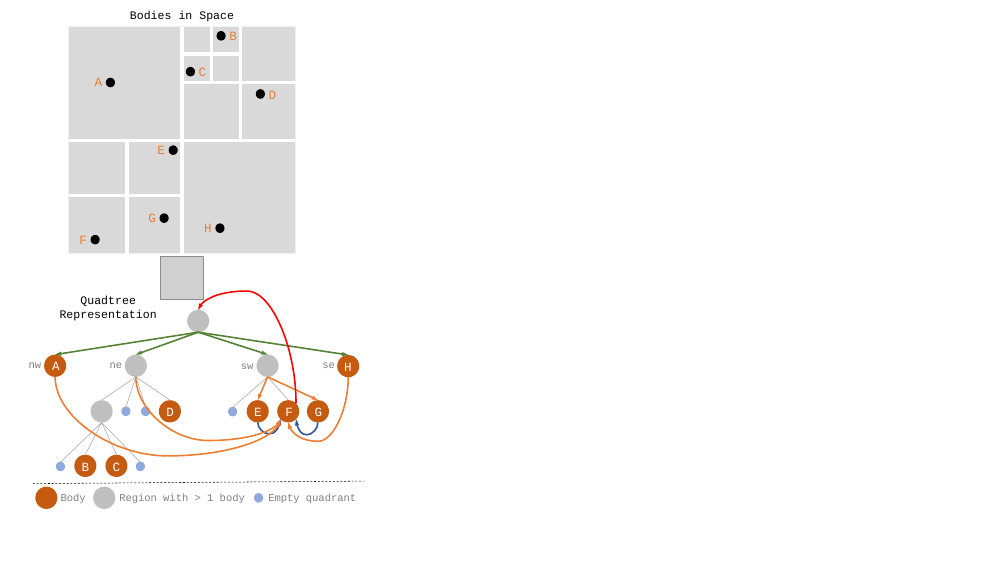
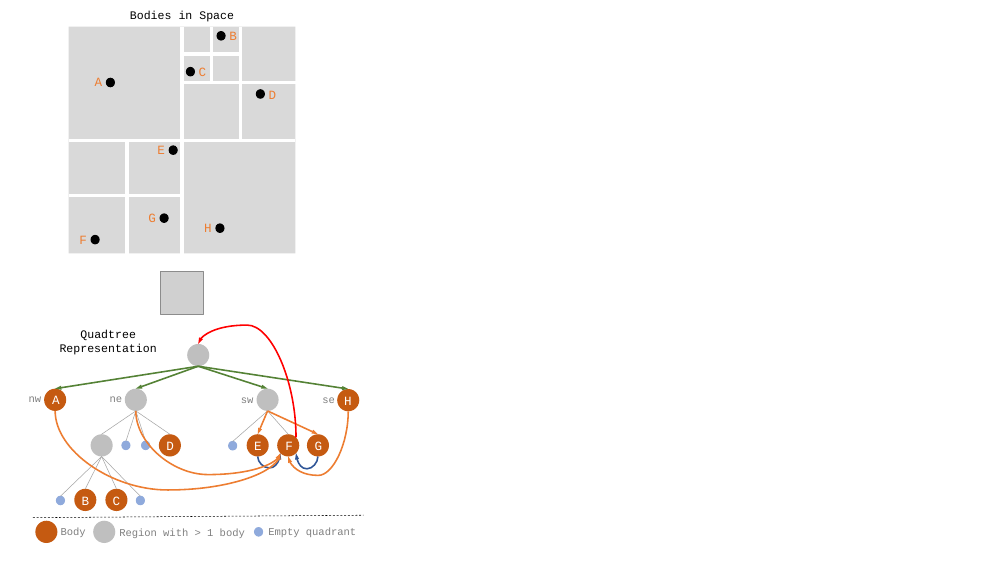
Before and after one commit to sibanez12/SIGCOMM-20-Nanoservices-Architecture, a slide deck: slide 15 of figures/source/figures.pptx (slide 14 before the commit). Drawn at 1008x567 pixels with LibreOffice and Linux fonts; fonts in the diff are those of the drawing; grey boxes stand for pictures. Boxes give left, top, right and bottom in pixels: in the first picture for what was removed or moved away, otherwise in the second. Text is boxed around its words. In the diff, an @@ line names an element or a change of style, - is before the commit and + after.

```diff
--- a/figures/source/figures.pptx
+++ b/figures/source/figures.pptx
@@ picture: place and size @@
-picture at [160, 257, 203, 299]
+picture at [160, 271, 203, 314]
@@ 20 ellipses, 16 texts, 11 lines, 6 arrows, 6 curved arrows: place and size @@
-20 ellipses, 16 texts, 11 lines, 6 arrows, 6 curved arrows at [29, 291, 364, 509]
+20 ellipses, 16 texts, 11 lines, 6 arrows, 6 curved arrows at [29, 325, 364, 543]
```
Also in this commit, not shown: 3 other slides changed, 1 slide added, 19 other files.
